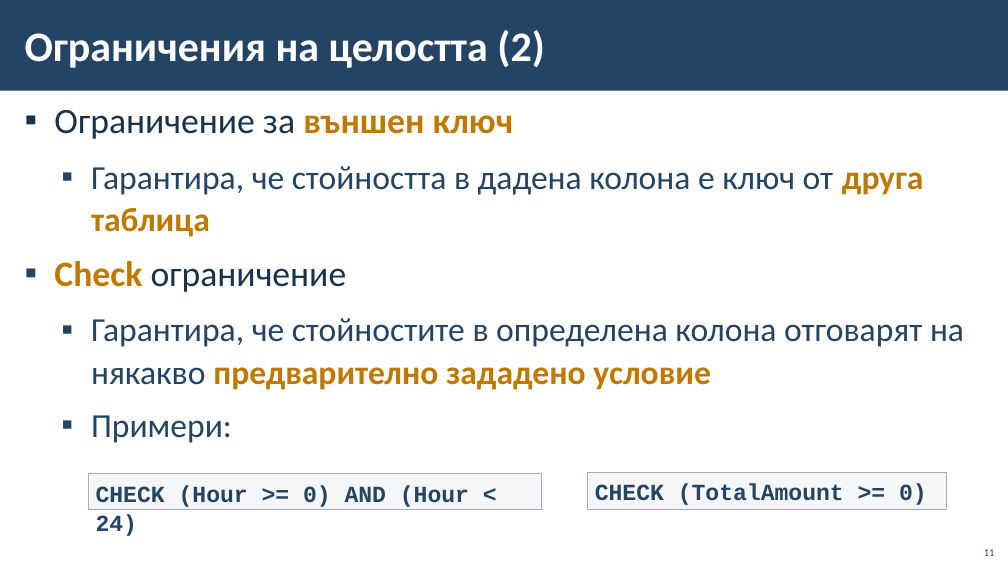
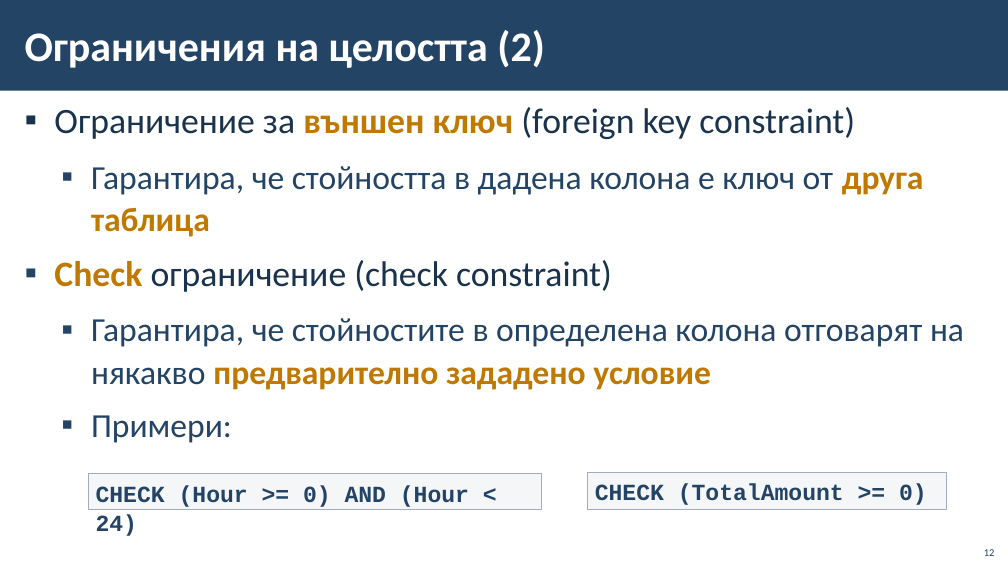
Before and after one commit to BG-IT-Edu/School-Programming, a slide deck: slide 12 of Courses/Software-Sciences/Module-3-Databases-New/07-Relationships-and-ER-Diagrams/07-Relationships-ER-Diagrams.pptx (slide 11 before the commit). Drawn at 1008x567 pixels with LibreOffice and Linux fonts; fonts in the diff are those of the drawing; background and template pictures are left out. Boxes give left, top, right and bottom in pixels: in the first picture for what was removed or moved away, otherwise in the second. Text is boxed around its words. In the diff, an @@ line names an element or a change of style, - is before the commit and + after.

```diff
--- a/Courses/Software-Sciences/Module-3-Databases-New/07-Relationships-and-ER-Diagrams/07-Relationships-ER-Diagrams.pptx
+++ b/Courses/Software-Sciences/Module-3-Databases-New/07-Relationships-and-ER-Diagrams/07-Relationships-ER-Diagrams.pptx
@@ text at bbox=[54, 107, 855, 139]: text changed @@
-▪ Ограничение за външен ключ
+▪ Ограничение за външен ключ (foreign key constraint)
@@ text at bbox=[54, 260, 612, 292]: text changed @@
-▪ Check ограничение
+▪ Check ограничение (check constraint)
@@ page number at bbox=[984, 549, 995, 556]: text changed @@
-11
+12
```
Also in this commit, not shown: 12 other slides changed, 3 slides added, 10 other files.
